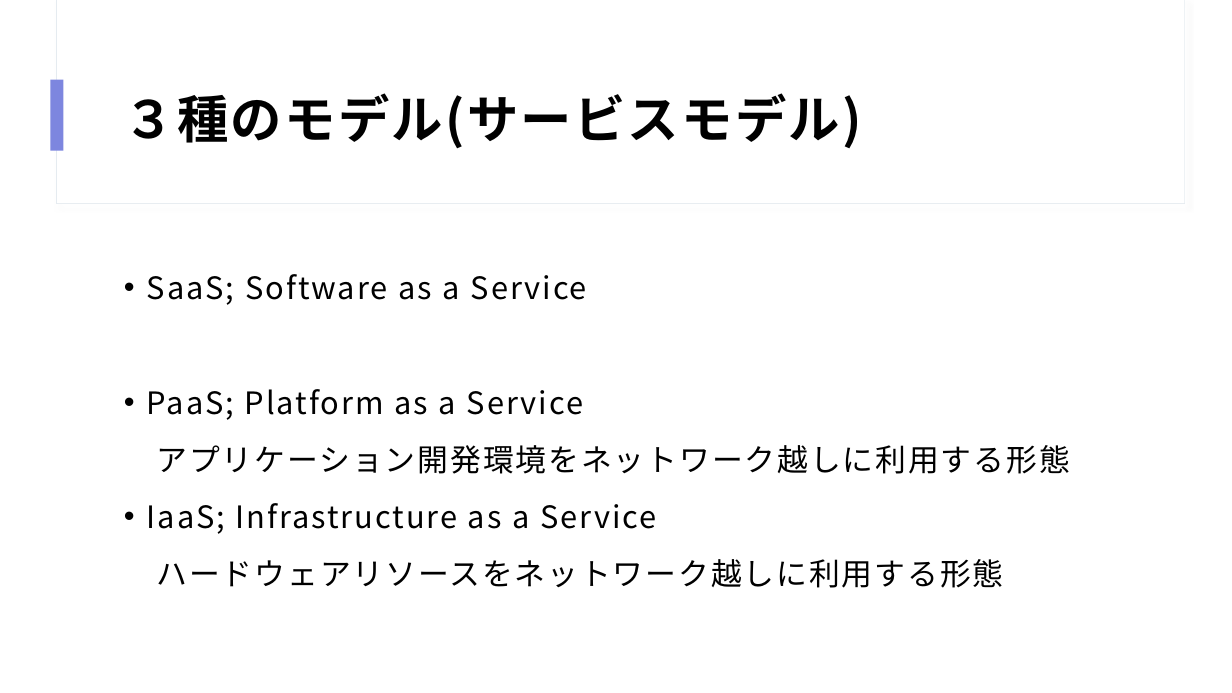
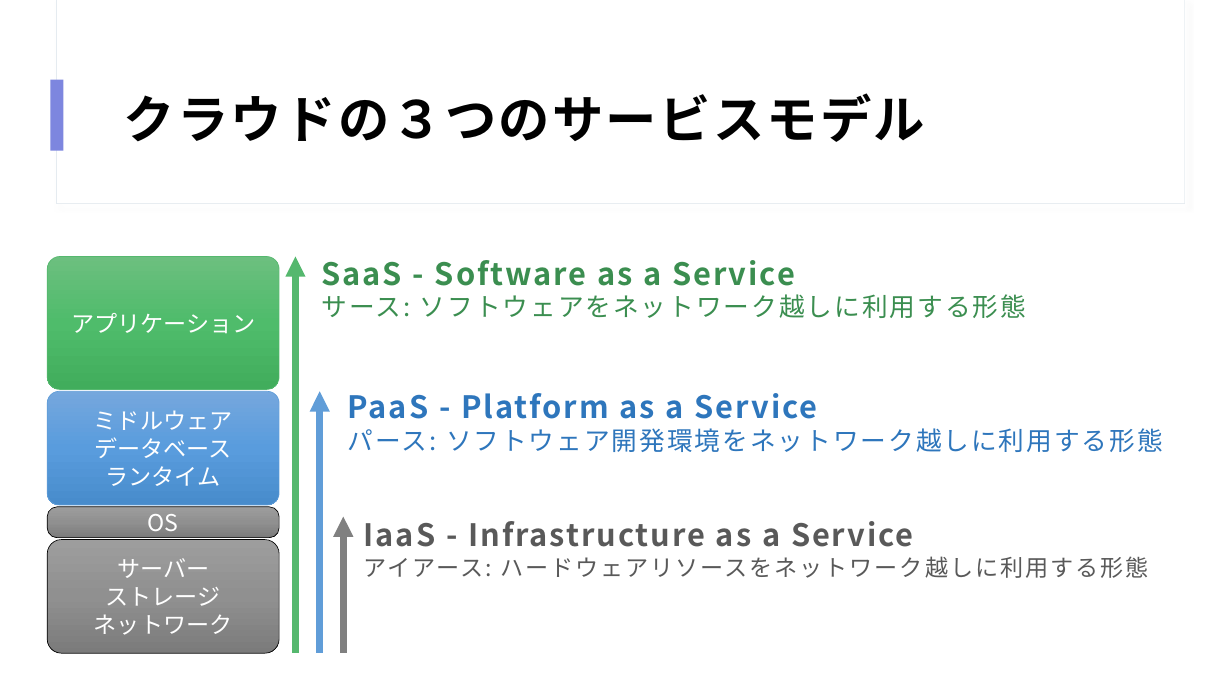
Before and after one commit to HiroyukiShimoda/itms8, a slide deck: slide 8 of cloud-aws.pptx (slide 5 before the commit). Drawn at 1232x693 pixels with LibreOffice and Linux fonts; fonts in the diff are those of the drawing. Boxes give left, top, right and bottom in pixels: in the first picture for what was removed or moved away, otherwise in the second. Text is boxed around its words. In the diff, an @@ line names an element or a change of style, - is before the commit and + after.

Commit message:
add slides

```diff
--- a/cloud-aws.pptx
+++ b/cloud-aws.pptx
@@ title at [124,93,925,142]: text changed @@
-３種のモデル(サービスモデル)
+クラウドの３つのサービスモデル
@@ rounded rectangle added at [47,257,279,390], fill gradient #6CC080 to #50BD6C to #42AD5D, outline #55B86E 0.5 pt, 18 pt, text #FFFFFF @@
+アプリケーション
@@ arrow added from (296, 653) to (296, 257), #55B86E 5.25 pt @@
@@ text added at [321,260,1026,318], 20 pt, text #3B8E50 @@
+SaaS - Software as a Service
+サース: ソフトウェアをネットワーク越しに利用する形態
@@ rounded rectangle added at [47,392,279,506], fill gradient #75A8DD to #5A9DDE to #498CCC, outline #609DD8 0.5 pt, 18 pt, text #FFFFFF @@
+ミドルウェア
+データベース
+ランタイム
@@ arrow added from (320, 653) to (320, 392), #609DD8 5.25 pt @@
@@ text at [348,393,1163,452]: text changed; size 24 to 20 pt; text colour #000000 to #2E76BC @@
-• SaaS; Software as a Service
-• PaaS; Platform as a Service
-アプリケーション開発環境をネットワーク越しに利用する形態
-• IaaS; Infrastructure as a Service
-ハードウェアリソースをネットワーク越しに利用する形態
+PaaS - Platform as a Service
+パース: ソフトウェア開発環境をネットワーク越しに利用する形態
@@ rounded rectangle added at [47,507,279,538], fill gradient #9D9D9D to #909090 to #7C7C7C, outline #000000 0.5 pt, 18 pt, text #FFFFFF @@
+OS
@@ arrow added from (344, 653) to (344, 517), #808080 5.25 pt @@
@@ text added at [364,521,1149,578], 18 pt, text #595959 @@
+IaaS - Infrastructure as a Service
+アイアース: ハードウェアリソースをネットワーク越しに利用する形態
@@ rounded rectangle added at [47,540,279,653], fill gradient #9D9D9D to #909090 to #7C7C7C, outline #000000 0.5 pt, 18 pt, text #FFFFFF @@
+サーバー
+ストレージ
+ネットワーク
```
Also in this commit, not shown: 7 other slides changed, 14 slides added, 3 slides removed.
